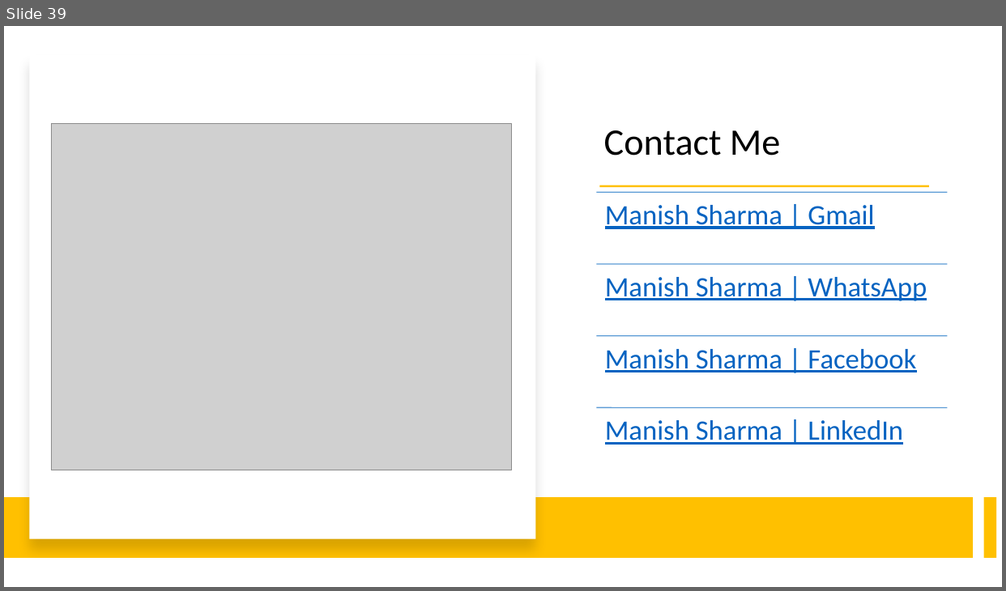
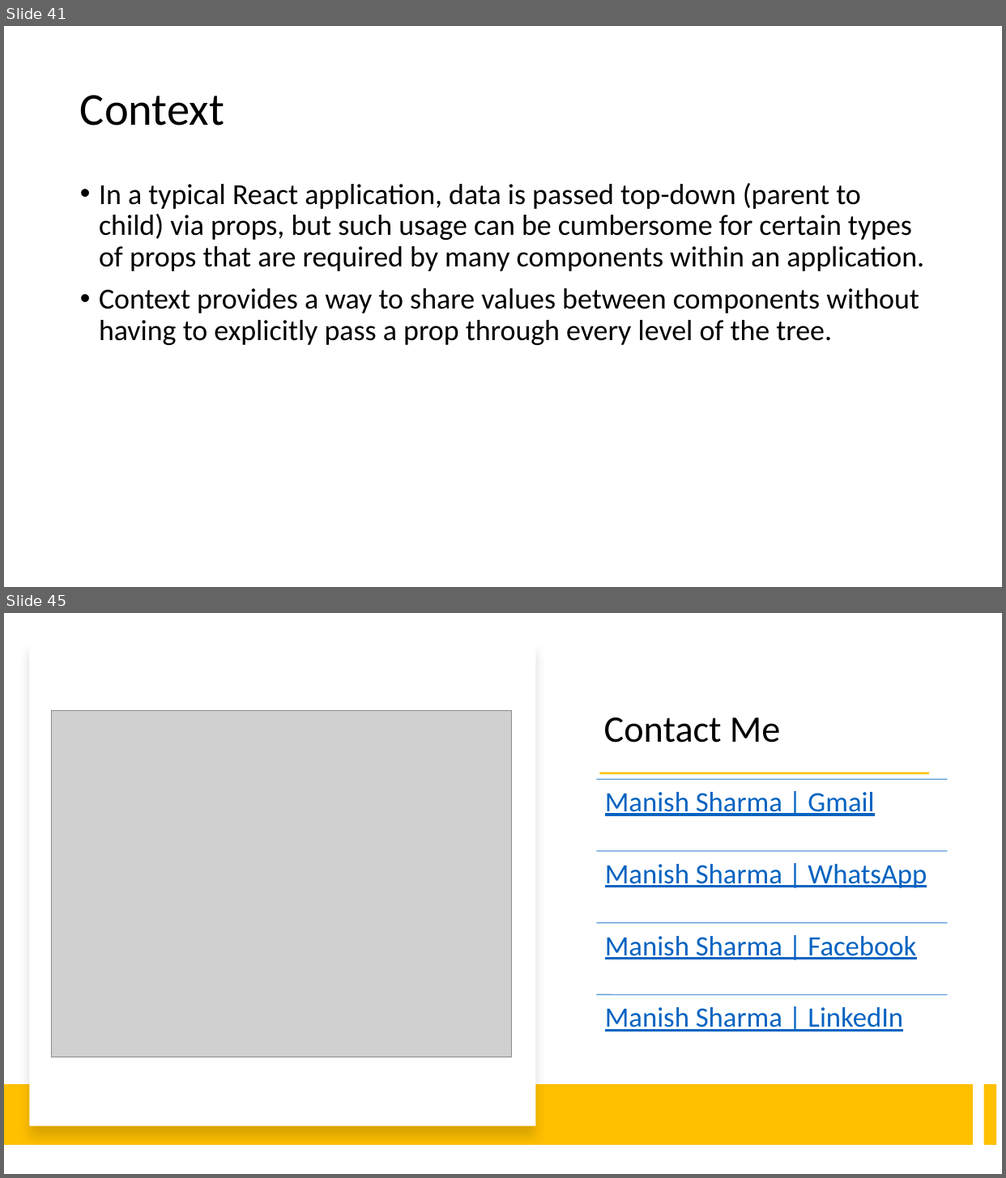
Before and after one commit to rath321/react-training-aug, a slide deck: Notes/React.pptx. Shown one above the other, each under a label of ours: slide 39 before the commit, slides 41 and 45 after it; the slides between them are not shown. The pictures are 1006x591 and 1006x1178 pixels, drawn with LibreOffice and Linux fonts; fonts in the diff are those of the drawing; grey boxes stand for pictures. Boxes give left, top, right and bottom in pixels: in the first picture for what was removed or moved away, otherwise in the second. Text is boxed around its words. In the diff, an @@ line names an element or a change of style, - is before the commit and + after.

```diff
--- a/Notes/React.pptx
+++ b/Notes/React.pptx
@@ slide 41 added at <box>4,26,1002,587</box>, background #FFFFFF @@
@@ title added at <box>80,95,224,126</box>, 44 pt, text #000000 @@
+Context
@@ text added at <box>99,183,924,345</box>, 28 pt, text #000000 @@
+• In a typical React application, data is passed top-down (parent to child) via props, but such usage can be cumbersome for certain types of props that are required by many components within an application.
+• Context provides a way to share values between components without having to explicitly pass a prop through every level of the tree.
@@ what was slide 39 is now slide 45 @@
```
Also in this commit, not shown: 5 other slides added.
